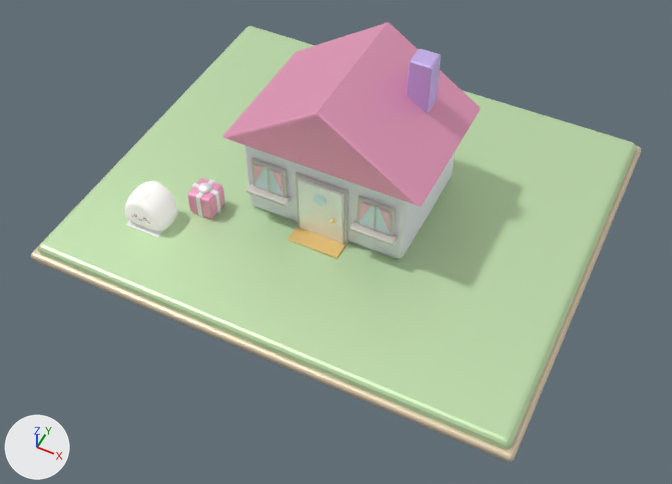
Before and after pictures for a commit that changed the glTF model game/art/models/buildings/factory/building_factory_L01.glb.
Rendered twice from a camera (50 mm lens) standing at (15.4, -32.7, 36.2) and looking at (1.0, -4.0, 0.4). The lights are fixed; the arrows at lower left show +X, +Y and +Z. The picture after the commit comes second. Where no turn or scale is listed for an object, it has been applied to the vertices.

Script lines for the objects in view, before the commit:
```python
me_mesh_14 = bpy.data.meshes.new('Mesh_14')
me_mesh_14.from_pydata(...)  # 128 vertices, 252 faces; spans x -1.45..1.45, y -4.75..-3.75, z 0.0..0.1
me_mesh_14.materials.append(mat_material_13)  # beige #f5d184
me_mesh_19 = bpy.data.meshes.new('Mesh_19')
me_mesh_19.from_pydata(...)  # 112 vertices, 220 faces; spans x -13.0..13.0, y -11.0..11.0, z -0.8..0.0
me_mesh_19.materials.append(mat_material_16)  # green #ceecbb
me_mesh_20 = bpy.data.meshes.new('Mesh_20')
me_mesh_20.from_pydata(...)  # 112 vertices, 220 faces; spans x -13.3..13.3, y -11.3..11.3, z -1.0..-0.5
me_mesh_20.materials.append(mat_material_17)  # beige #e6d5b8
ob_mesh_14 = bpy.data.objects.new('Mesh_14', me_mesh_14)
ob_mesh_14.location = (0.0, 0.0, 0.0)
ob_mesh_19 = bpy.data.objects.new('Mesh_19', me_mesh_19)
ob_mesh_19.location = (0.0, 0.0, 0.0)
ob_mesh_20 = bpy.data.objects.new('Mesh_20', me_mesh_20)
ob_mesh_20.location = (0.0, 0.0, 0.0)
# also in view: 'Mesh_11' at (-2.9, -4.4, 1.8); 'Mesh_10' at (0.0, -3.6, 1.9); 'Mesh_7' at (0.0, 0.0, 2.5); 'Mesh_3' at (-8.6, -6.6, 1.1); 'Mesh_8' at (-0.9, -0.7, 4.3)
```
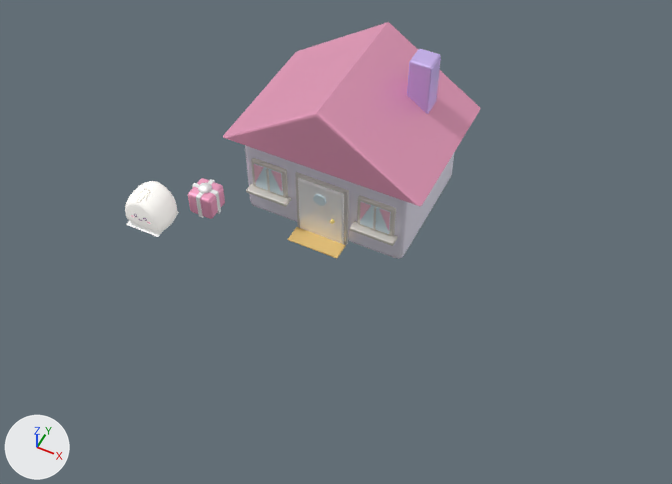
Where the change shows, as pixel boxes (x1, y1, x2, y2) in the pictures (672 x 484 px):
'Mesh_19', deleted (green)
    before: (38, 26, 636, 449)
'Mesh_20', deleted
    before: (31, 28, 641, 462)

Diff of the bpy script that builds the scene:
```diff
--- a/game/art/models/buildings/factory/building_factory_L01.glb.py
+++ b/game/art/models/buildings/factory/building_factory_L01.glb.py
@@ ob_mesh_19 @@
-ob_mesh_19 = bpy.data.objects.new('Mesh_19', me_mesh_19)
-ob_mesh_19.location = (0.0, 0.0, 0.0)
@@ ob_mesh_20 @@
-ob_mesh_20 = bpy.data.objects.new('Mesh_20', me_mesh_20)
-ob_mesh_20.location = (0.0, 0.0, 0.0)
```
